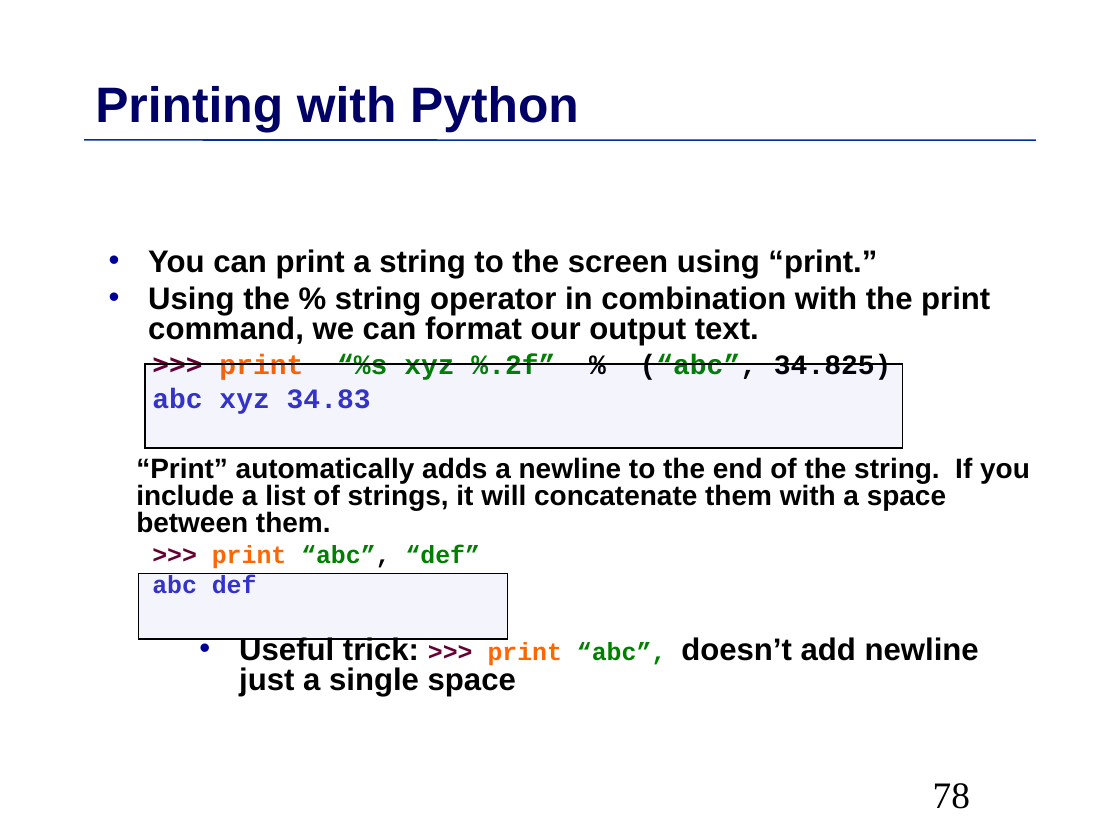
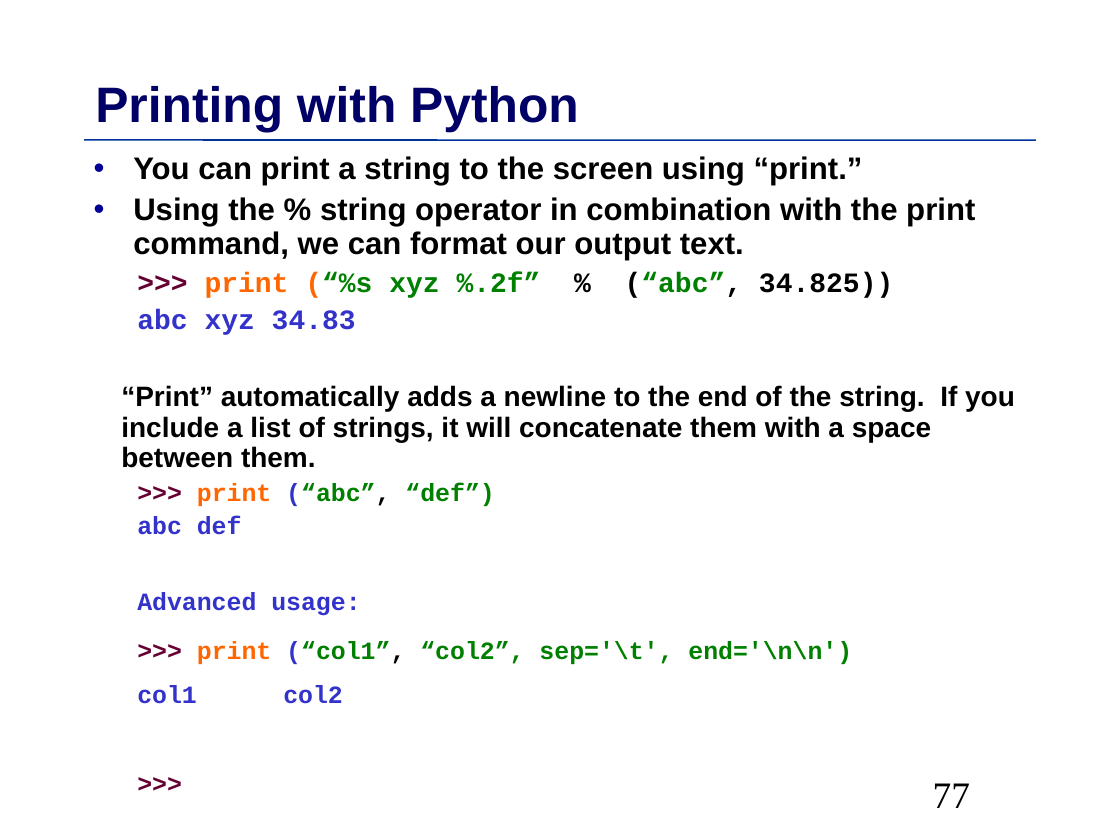
Before and after one commit to MPIDS/Python-Course, a slide deck: slide 77 of 01-basics/Talk/Python-Introduction.odp (slide 78 before the commit). Drawn at 1120x840 pixels with LibreOffice and Linux fonts; fonts in the diff are those of the drawing. Boxes give left, top, right and bottom in pixels: in the first picture for what was removed or moved away, otherwise in the second. Text is boxed around its words. In the diff, an @@ line names an element or a change of style, - is before the commit and + after.

```diff
--- a/01-basics/Talk/Python-Introduction.odp
+++ b/01-basics/Talk/Python-Introduction.odp
@@ text "You can print a string ..." moved from (x1=136, y1=249, x2=1030, y2=696) to (x1=121, y1=156, x2=1015, y2=704) @@
@@ text at (x1=121, y1=156, x2=1015, y2=535): line spacing 0.8 to 0.9 @@
@@ text at (x1=137, y1=272, x2=541, y2=330): text changed @@
-  >>> print “%s xyz %.2f” % (“abc”, 34.825)
+  >>> print (“%s xyz %.2f” % (“abc”, 34.825))
@@ freeform shape removed at (x1=144, y1=364, x2=903, y2=448) @@
@@ text at (x1=197, y1=483, x2=494, y2=506): text changed @@
-  >>> print “abc”, “def”
+  >>> print (“abc”, “def”)
@@ text at (x1=137, y1=592, x2=852, y2=704): text changed; size 20 to 16 pt; font Arial to Courier New; text colour #000000 to #008000 @@
-• Useful trick: >>> print “abc”, doesn’t add newline just a single space
+Advanced usage:
+  >>> print (“col1”, “col2”, sep='\t', end='\n\n')
+  col1 col2
+  >>>
@@ freeform shape removed at (x1=139, y1=573, x2=507, y2=638) @@
@@ page number at (x1=933, y1=783, x2=970, y2=808): text changed @@
-78
+77
```
Also in this commit, not shown: 46 other slides changed, 1 slide added, 1 slide removed.
